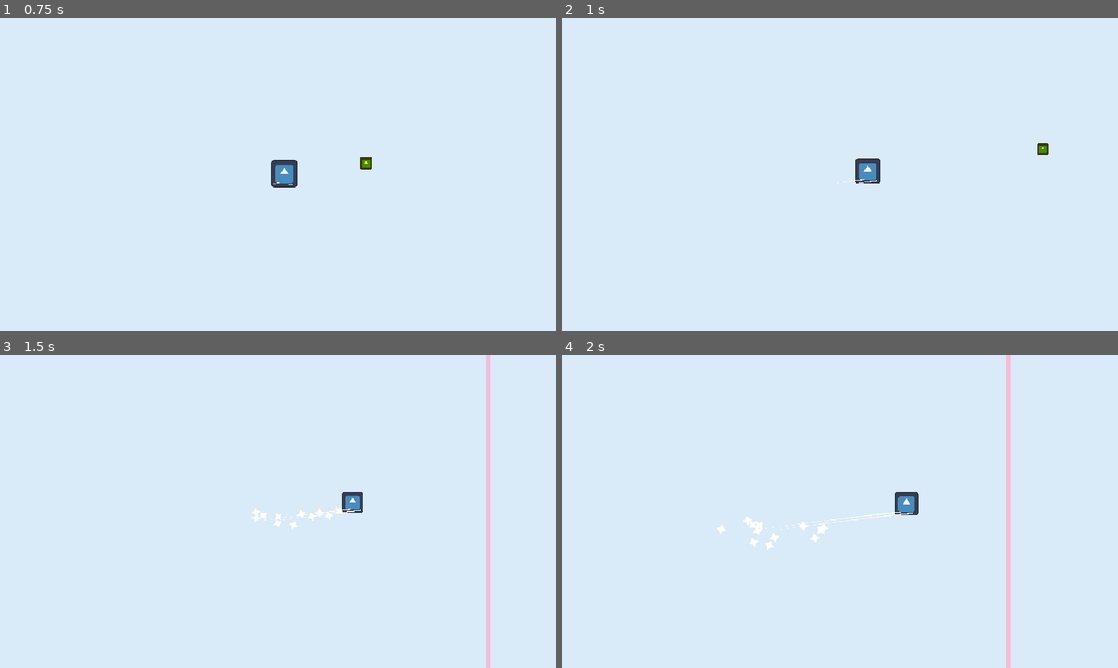
Above: before the commit, frames 1-4 (two rows, left to right).
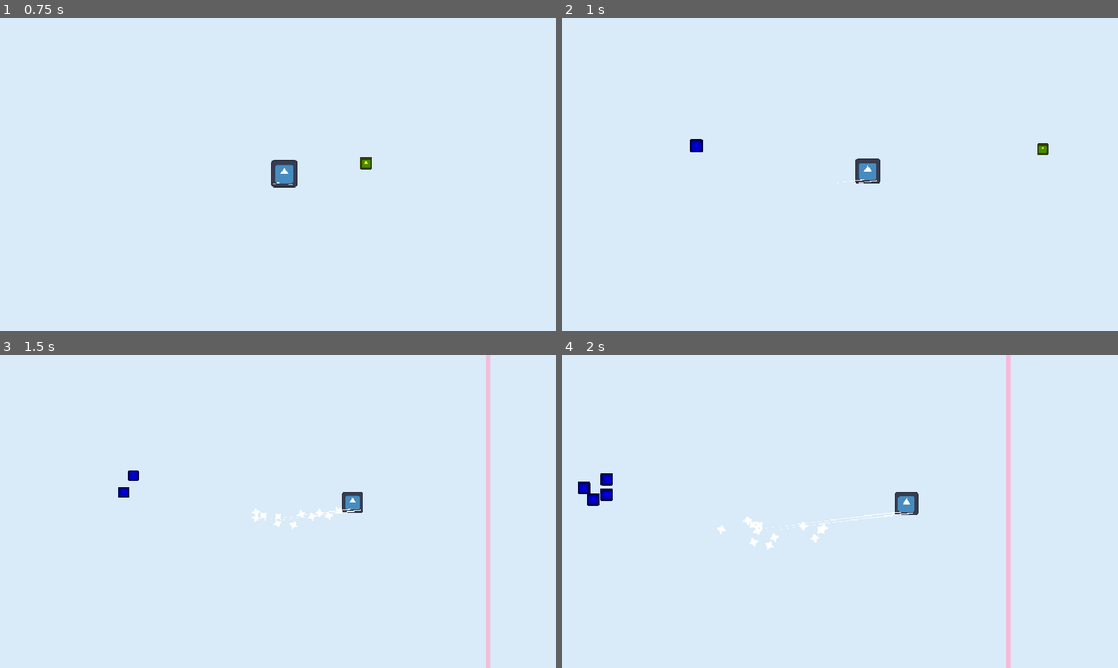
Above: after the commit, the same moments.

Repository: JLwuw/otter-jam
Game: Godot game, scene res://Scenes/gameplay_test.tscn
Two runs of this game, one before a commit and one after it. Both use one fixed random seed, a clock stepped at 60 frames per second and the inputs below. The engine's default icon, where the game draws it, is replaced by a stand-in: a white triangle on a blue panel in a dark square.
Inputs (mouse positions are in pixels of both pictures, inside the frame that each line leads up to):
- Up to frame 1 (0.75 s): tap Enter at 0.5 s; move the mouse to (400, 158) at 0.52 s; press the mouse at (400, 158) at 0.53 s
- Up to frame 2 (1 s): no input
- Up to frame 3 (1.5 s): move the mouse to (166, 527) at 1.27 s; release the mouse at (166, 527) at 1.28 s; click (166, 527) at 1.35 s
- Up to frame 4 (2 s): no input

Frame 1 is identical in both runs. In frame 2, 0.1% of the frame differs, in the area x 23-26%, y 38-43%; in frame 3, 0.1%; in frame 4, 0.4%, in the area x 2-10%, y 37-49%.

Commit message:
feat: adds scoring system. Adjusts spawner mechanics

Diff:
--- a/Scenes/Enemies/enemy_slow_shooter.tscn
+++ b/Scenes/Enemies/enemy_slow_shooter.tscn
@@ -10,6 +10,7 @@
 
 [node name="Enemy Slow Shooter" type="CharacterBody2D" unique_id=727752382 groups=["enemies"]]
 script = ExtResource("1_fcceh")
+toughness = 3
 
 [node name="Sprite2D" type="Sprite2D" parent="." unique_id=2145617784]
 modulate = Color(1, 0, 0.44313726, 1)
--- a/Scenes/enemy_spawner.tscn
+++ b/Scenes/enemy_spawner.tscn
@@ -4,6 +4,7 @@
 
 [node name="Enemy Spawner" type="Node2D" unique_id=2131718947]
 script = ExtResource("1_4l55s")
+base_budget = 5.0
 
 [node name="Timer" type="Timer" parent="." unique_id=1209407879]
 autostart = true
--- a/Scenes/gameplay_test.tscn
+++ b/Scenes/gameplay_test.tscn
@@ -1,12 +1,12 @@
 [gd_scene format=3 uid="uid://b6echlk833f2a"]
 
-[ext_resource type="Script" path="res://Scenes/gameplay_test.gd" id="1_2okw4"]
 [ext_resource type="PackedScene" uid="uid://bttw28xgext45" path="res://Scenes/Player/player.tscn" id="1_6kpuu"]
+[ext_resource type="Script" uid="uid://cw60l7jw1fy3k" path="res://Scripts/gameplay_test.gd" id="1_n6585"]
 [ext_resource type="PackedScene" uid="uid://6samdck1tc8k" path="res://Scenes/rink.tscn" id="5_6nxcd"]
 [ext_resource type="PackedScene" uid="uid://ba3g0t5t2s4lx" path="res://Scenes/enemy_spawner.tscn" id="6_gtphy"]
 
 [node name="GameplayTest" type="Node2D" unique_id=1958848919]
-script = ExtResource("1_2okw4")
+script = ExtResource("1_n6585")
 
 [node name="Rink" parent="." unique_id=487660221 instance=ExtResource("5_6nxcd")]
 position = Vector2(-3078, -1937)
--- a/Scripts/Enemies/enemy.gd
+++ b/Scripts/Enemies/enemy.gd
@@ -8,8 +8,11 @@
 
 var current_health: int = 3
 
+signal died(toughness: int)
+
 func _ready() -> void:
 	current_health = max_health
+	died.connect(ScoreManager._on_enemy_died)
 
 func take_damage(amount: int) -> void:
 	current_health -= amount
@@ -17,4 +20,5 @@
 		die()
 
 func die() -> void:
+	emit_signal("died", toughness)
 	queue_free()
--- a/Scripts/Spawner/enemy_spawner.gd
+++ b/Scripts/Spawner/enemy_spawner.gd
@@ -4,14 +4,16 @@
 @export var player: Player
 
 @export_group("Spawn")
-@export var base_spawn_interval: float = 3.0
+@export var base_spawn_interval: float = 6.0
 @export var spawn_radius: float = 20.0
+@export var max_enemy_count: int = 5
 
 @export_group("Scaling")
-@export var base_budget: float = 5.0
-@export var budget_growth: float = 0.5
+@export var base_budget: float = 2.0
+@export var budget_growth: float = 0.1
 
 var time_elapsed: float = 0
+var active_enemies: Array[Node] = []
 
 func _ready() -> void:
 	$Timer.wait_time = base_spawn_interval
@@ -24,6 +26,9 @@
 
 
 func spawn_with_budget() -> void:
+	if active_enemies.size() >= max_enemy_count:
+		return
+
 	var budget: float = get_current_budget()
 	var available_enemies: Array[EnemyData] = EnemyDB.get_available_enemies(time_elapsed)
 
@@ -43,9 +48,12 @@
 
 
 		var choice: EnemyData = valid.pick_random()
-		spawn_enemy(choice.scene)
+		await spawn_enemy(choice.scene)
+
+		if active_enemies.size() >= max_enemy_count:
+			return
+
 		budget -= choice.toughness
-
 
 func spawn_enemy(scene: PackedScene) -> void:
 	var enemy: Enemy = scene.instantiate()
@@ -55,9 +63,17 @@
 
 	enemy.global_position = global_position + offset
 	enemy.player = player
+
+	active_enemies.append(enemy)
+	enemy.tree_exited.connect(_on_enemy_removed.bind(enemy))
+
 	get_tree().current_scene.add_child(enemy)
-	await get_tree().create_timer(0.1).timeout
+
+	await get_tree().create_timer(0.3).timeout
 
 
 func _on_timer_timeout() -> void:
 	spawn_with_budget()
+
+func _on_enemy_removed(enemy: Node) -> void:
+	active_enemies.erase(enemy)
--- /dev/null
+++ b/Scripts/score_manager.gd
@@ -0,0 +1,26 @@
+extends Node
+
+var score: float = 0
+var elapsed_time: float = 0.0
+var combo: int = 0
+var combo_timer: float = 0.0
+
+const TOUGHNESS_MULT: float = 5.0
+const TIME_MULT: float = 0.1
+
+func _process(delta: float) -> void:
+	elapsed_time += delta
+	if combo > 0:
+		combo_timer -= delta
+		if combo_timer <= 0:
+			combo = 0
+
+func _on_enemy_died(toughness: int) -> void:
+	combo += 1
+	combo_timer = 2.0
+
+	var final_points: float = toughness * combo * TOUGHNESS_MULT
+	score += final_points
+
+func get_final_score() -> int:
+	return int(round(score + elapsed_time * TIME_MULT))
--- a/project.godot
+++ b/project.godot
@@ -19,6 +19,7 @@
 [autoload]
 
 EnemyDB="*uid://6lxgcgtlxnbs"
+ScoreManager="*uid://su1n6vvdsw32"
 
 [debug]
 
Not shown, added: Scripts/score_manager.gd.uid
